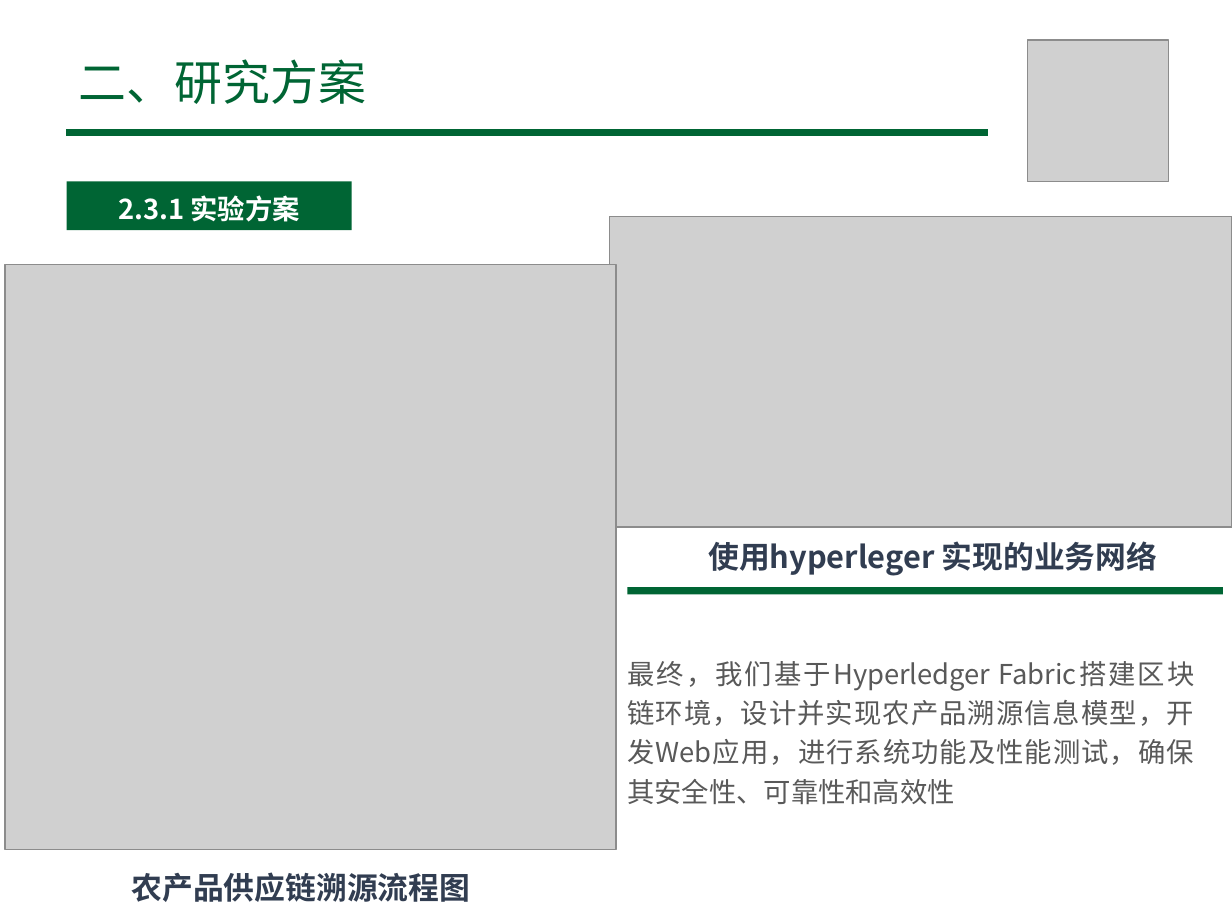
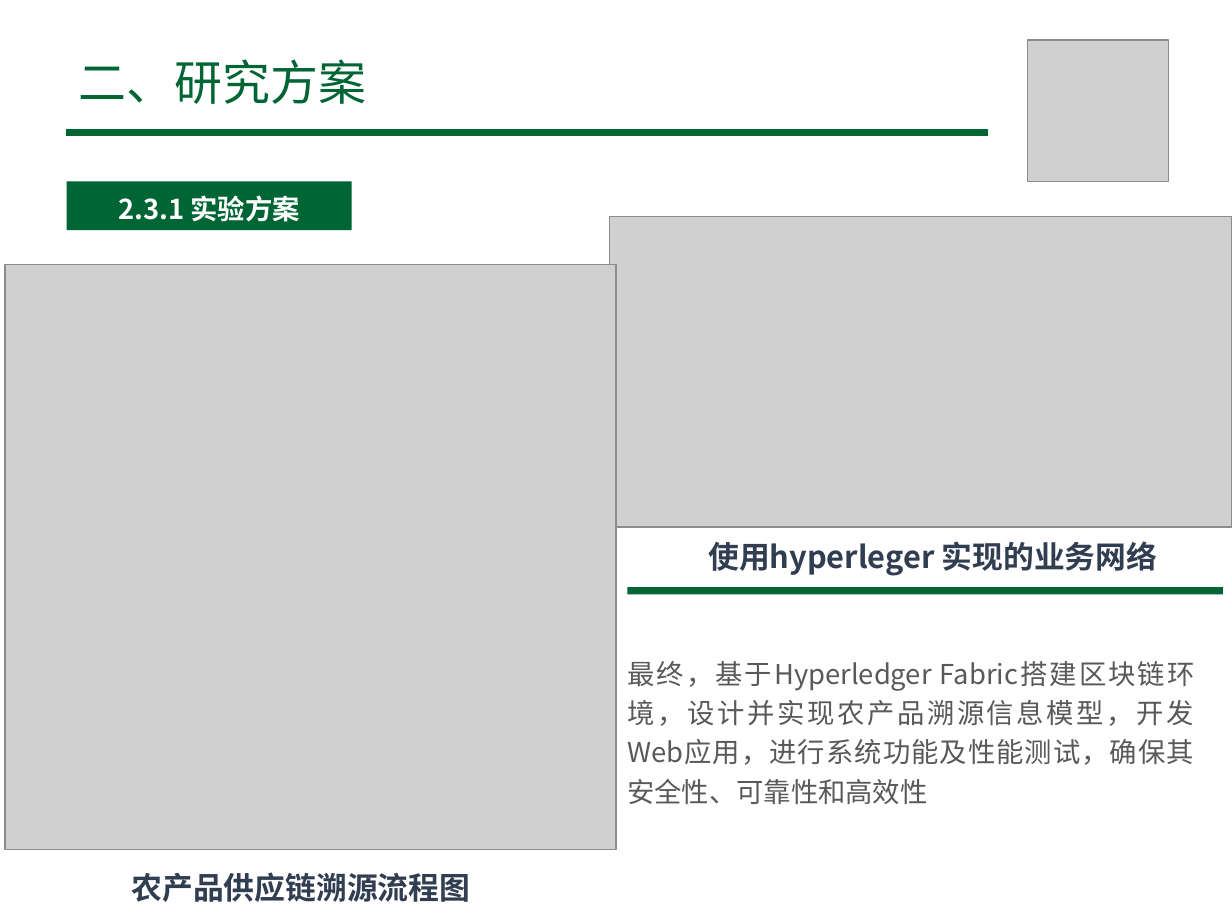
Before and after one commit to ponyletter/gradProjBlockChainAgri, a slide deck: slide 11 of 02_开题答辩/04_ppt/03_鱼修改ppt/01_suger_end.pptx. Drawn at 1232x924 pixels with LibreOffice and Linux fonts; fonts in the diff are those of the drawing; grey boxes stand for pictures. Boxes give left, top, right and bottom in pixels: in the first picture for what was removed or moved away, otherwise in the second. Text is boxed around its words. In the diff, an @@ line names an element or a change of style, - is before the commit and + after.

```diff
--- a/02_开题答辩/04_ppt/03_鱼修改ppt/01_suger_end.pptx
+++ b/02_开题答辩/04_ppt/03_鱼修改ppt/01_suger_end.pptx
@@ text at box(627, 661, 1193, 804): text changed @@
-最终，我们基于Hyperledger Fabric搭建区块链环境，设计并实现农产品溯源信息模型，开发Web应用，进行系统功能及性能测试，确保其安全性、可靠性和高效性
+最终，基于Hyperledger Fabric搭建区块链环境，设计并实现农产品溯源信息模型，开发Web应用，进行系统功能及性能测试，确保其安全性、可靠性和高效性
```
Also in this commit, not shown: 47 other files.
